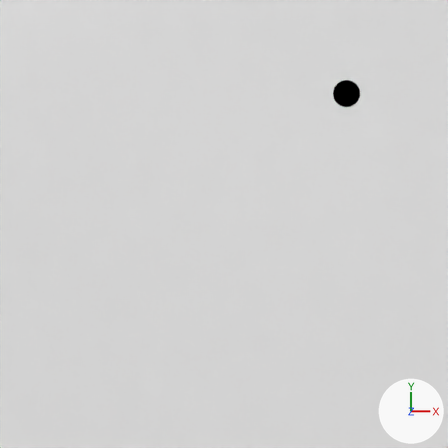
The Blender file BlenderResource/baseAnim.blend: old version first, new version second.
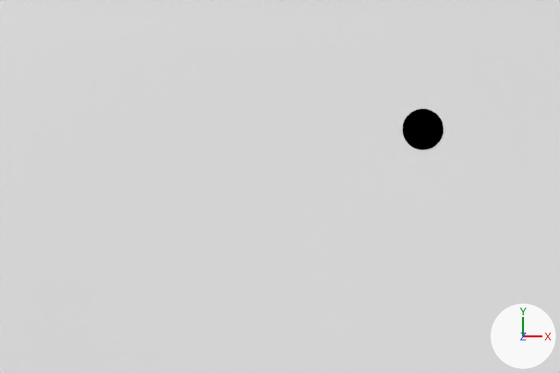
Each version is shown from the file's camera 'Camera', then close up on the part from 15% to 97% of the width and 2% to 57% of the height. The axes (+X, +Y, +Z) are drawn at lower right. The lights are the same throughout.
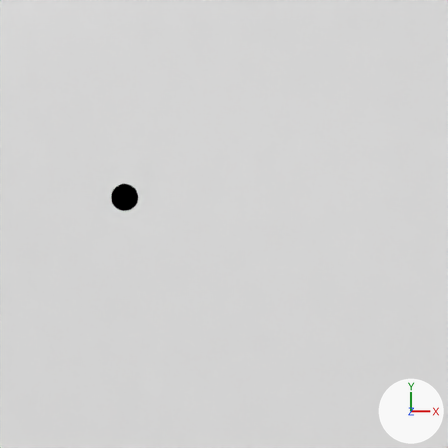
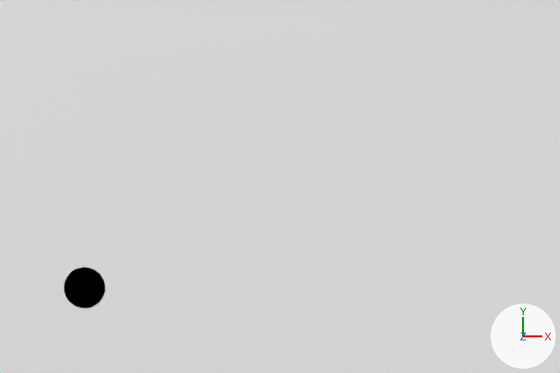
Where the change shows, as pixel boxes [x1, y1, x2, y2] in the close-ups (560 x 373 px):
'Cylinder', moved
    before: [402, 109, 443, 150]
    after: [64, 267, 105, 308]

Diff of the bpy script that builds the scene:
```diff
--- a/BlenderResource/baseAnim.blend.py
+++ b/BlenderResource/baseAnim.blend.py
@@ ob_cylinder @@
 ob_cylinder = bpy.data.objects.new('Cylinder', me_cylinder)
-ob_cylinder.location = (2.75, 2.93, 0.0)
+ob_cylinder.location = (-2.23, 0.6, 0.0)
 ob_cylinder.scale = (0.3, 0.3, 0.01)
```
